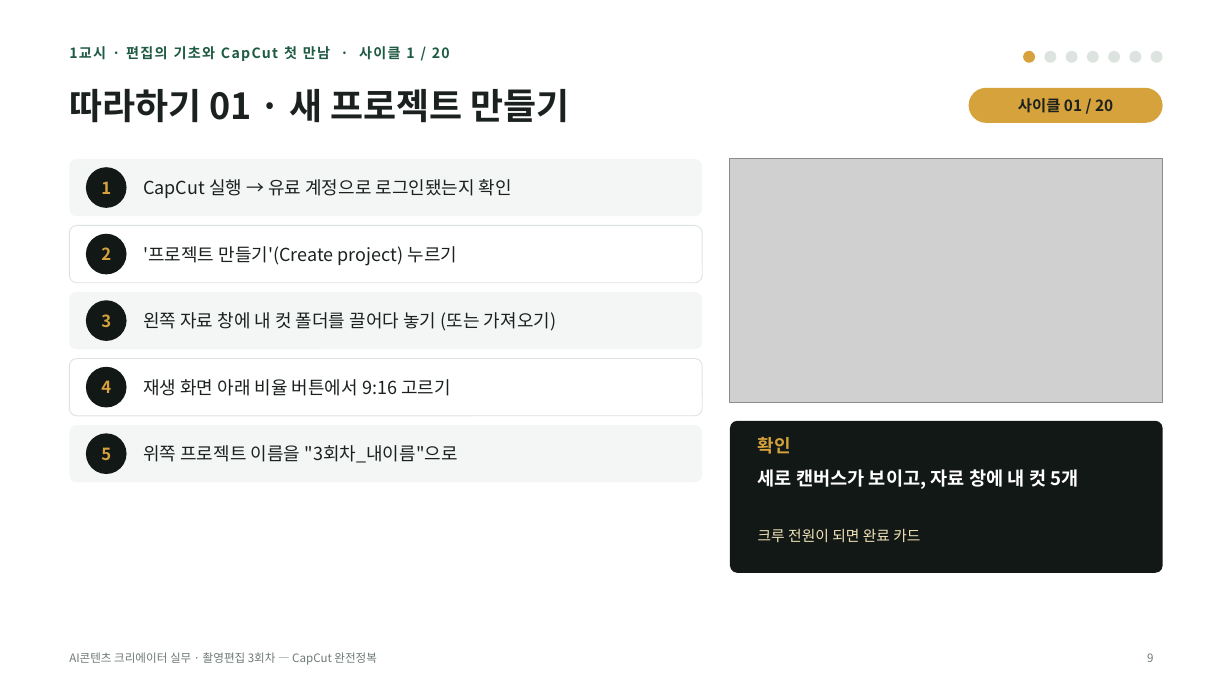
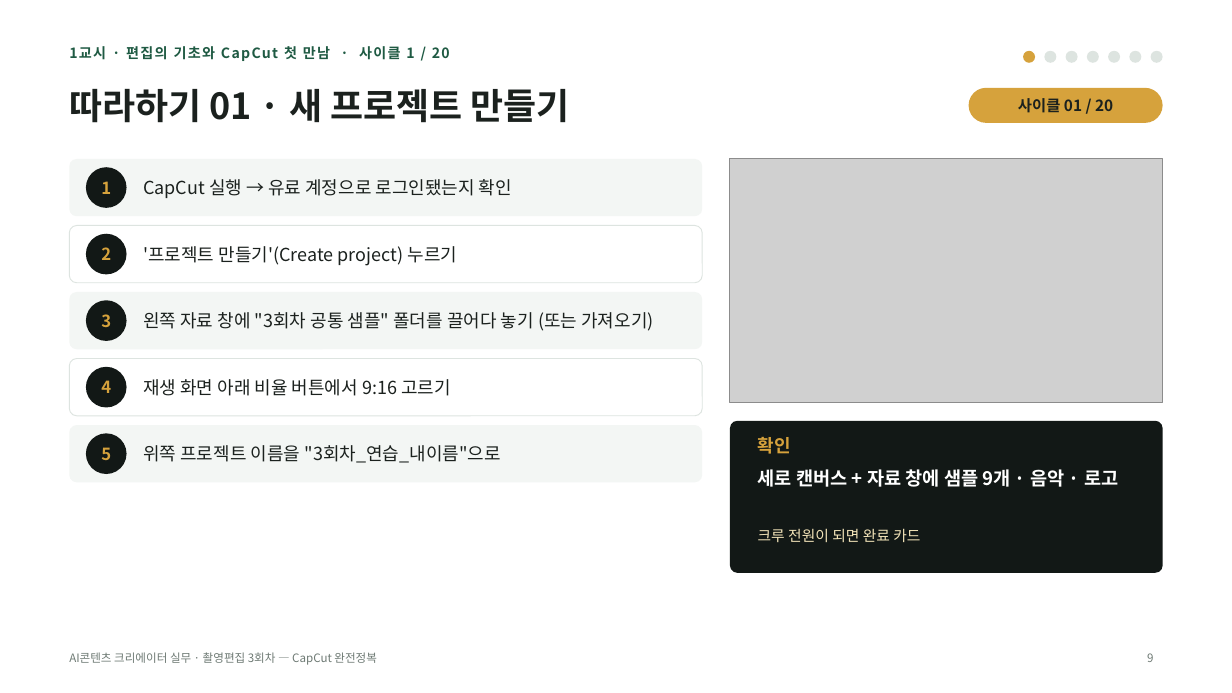
Before and after one commit to yujida/MARUBIT, a slide deck: slide 9 of lectures/03/3회차_CapCut완전정복_슬라이드.pptx. Drawn at 1232x693 pixels with LibreOffice and Linux fonts; fonts in the diff are those of the drawing; grey boxes stand for pictures. Boxes give left, top, right and bottom in pixels: in the first picture for what was removed or moved away, otherwise in the second. Text is boxed around its words. In the diff, an @@ line names an element or a change of style, - is before the commit and + after.

```diff
--- a/lectures/03/3회차_CapCut완전정복_슬라이드.pptx
+++ b/lectures/03/3회차_CapCut완전정복_슬라이드.pptx
@@ text at [143,312,653,331]: text changed @@
-왼쪽 자료 창에 내 컷 폴더를 끌어다 놓기 (또는 가져오기)
+왼쪽 자료 창에 "3회차 공통 샘플" 폴더를 끌어다 놓기 (또는 가져오기)
@@ text at [143,445,501,463]: text changed @@
-위쪽 프로젝트 이름을 "3회차_내이름"으로
+위쪽 프로젝트 이름을 "3회차_연습_내이름"으로
@@ text at [758,469,1118,487]: text changed @@
-세로 캔버스가 보이고, 자료 창에 내 컷 5개
+세로 캔버스 + 자료 창에 샘플 9개 · 음악 · 로고
```
Also in this commit, not shown: 22 other slides changed, 2 slides added, 4 other files.
